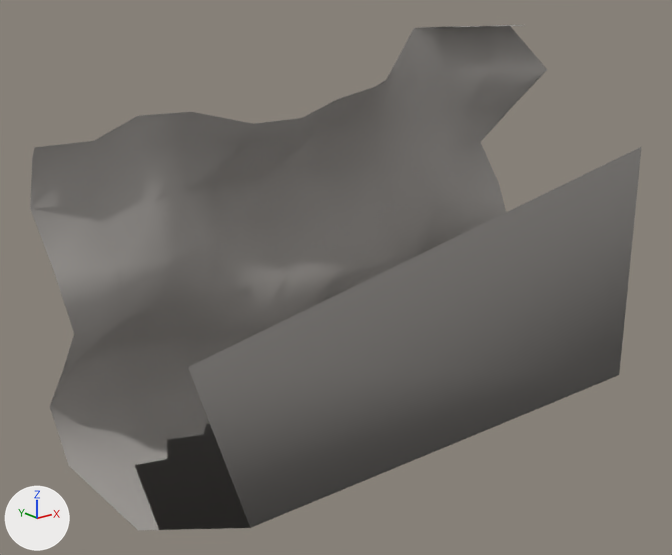
The glTF model prototype/assets/models/terrain/cliff_face_1.glb, before and after one commit.
One viewpoint serves both versions: a 50 mm lens placed at (-8.51, -9.73, 6.24), pointed at (-0.32, 0.5, 2.15). Every picture has the same lights, and +X, +Y and +Z are marked at lower left. The picture after the commit comes second.

Script lines for the objects in view, before the commit:
```python
mat_cliff_face_1_mat = principled_material('cliff_face_1_mat')
mat_cliff_face_1_mat.base_color = (0.38, 0.36, 0.34)  # grey #a6a29e
mat_cliff_face_1_mat.metallic = 0.06
mat_cliff_face_1_mat.roughness = 0.92
me_cliff_face_1_mesh = bpy.data.meshes.new('cliff_face_1_mesh')
me_cliff_face_1_mesh.from_pydata(...)  # 132 vertices, 222 faces; spans x -4.25..4.25, y -1.4..2.42, z 0.0..5.6
me_cliff_face_1_mesh.materials.append(mat_cliff_face_1_mat)  # grey #a6a29e
ob_cliff_face_1 = bpy.data.objects.new('cliff_face_1', me_cliff_face_1_mesh)
ob_cliff_face_1.location = (0.0, 0.0, 0.0)
```
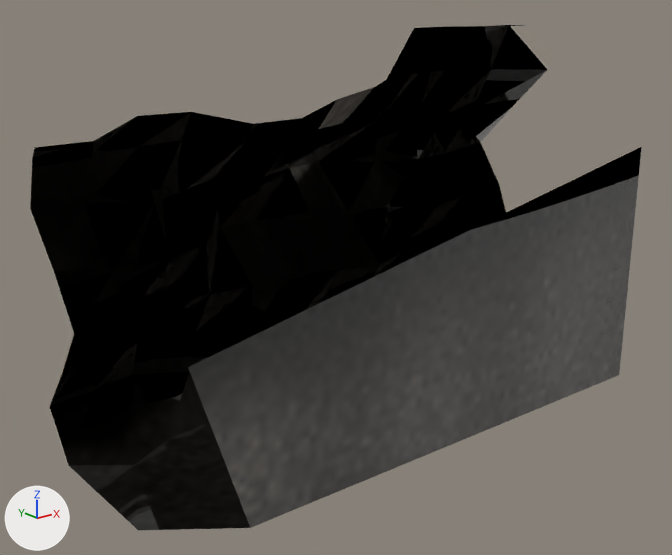
Location of each change, [x1, y1, x2, y2] in pixels of the pictures (672 x 555 px):
'cliff_face_1', surface changed (grey to black)
    both: [30, 25, 642, 530]

The change, as a list of edits to the scene's bpy script:
```text
Add img_cliff_face_1_mat_rough:
    img_cliff_face_1_mat_rough = load_image('cliff_face_1_mat_rough', '_unpacked/cliff_face_1_mat_rough', 128, 128, 'Non-Color')
Add img_cliff_face_1_mat_albedo:
    img_cliff_face_1_mat_albedo = load_image('cliff_face_1_mat_albedo', '_unpacked/cliff_face_1_mat_albedo', 128, 128, 'sRGB')
Add img_cliff_face_1_mat_norm:
    img_cliff_face_1_mat_norm = load_image('cliff_face_1_mat_norm', '_unpacked/cliff_face_1_mat_norm', 128, 128, 'Non-Color')
Change mat_cliff_face_1_mat:
    remove # nodes: BsdfPrincipled, OutputMaterial
    remove # colours: grey #a6a29e
    nodes: BsdfPrincipled, Math, NormalMap, OutputMaterial, SeparateColor, TexImage x3
    uses the picture img_cliff_face_1_mat_albedo
    uses the picture img_cliff_face_1_mat_norm
    uses the picture img_cliff_face_1_mat_rough
Change me_cliff_face_1_mesh:
    where me_cliff_face_1_mesh.from_pydata(...)  # 132 vertices, 222 faces; spans x -4.25..4.25, y -1.4..2.42, z 0.0..5.6
    used by ob_cliff_face_1; location = (0.0, 0.0, 0.0)
    me_cliff_face_1_mesh part 1: texture (UV) coordinates changed
```
